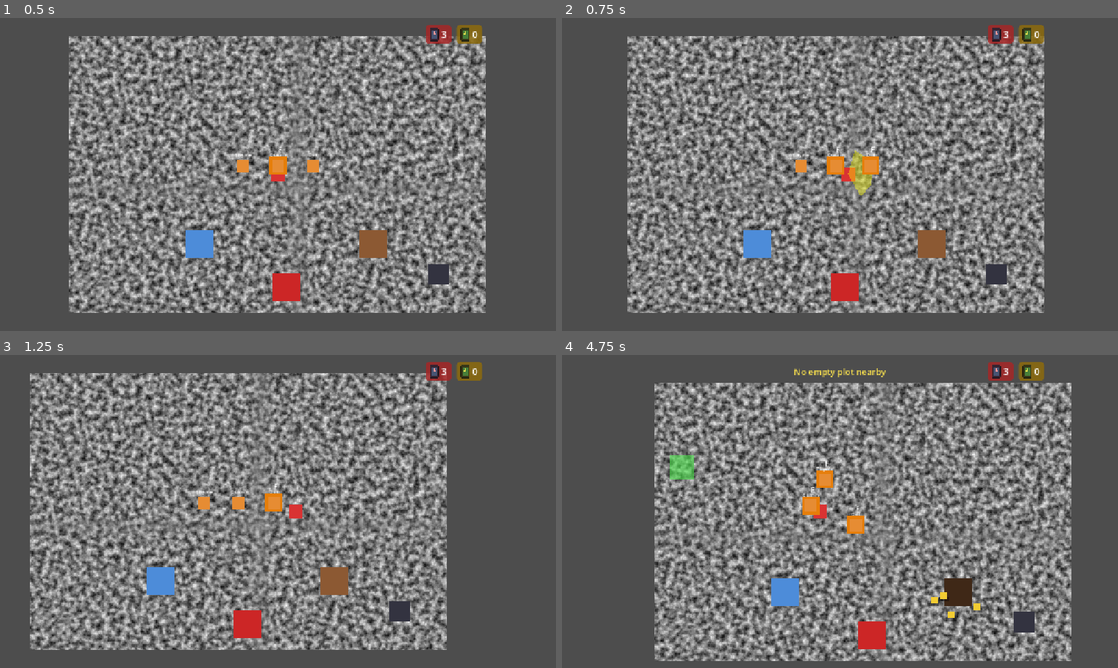
Above: before the commit, frames 1-4 (two rows, left to right).
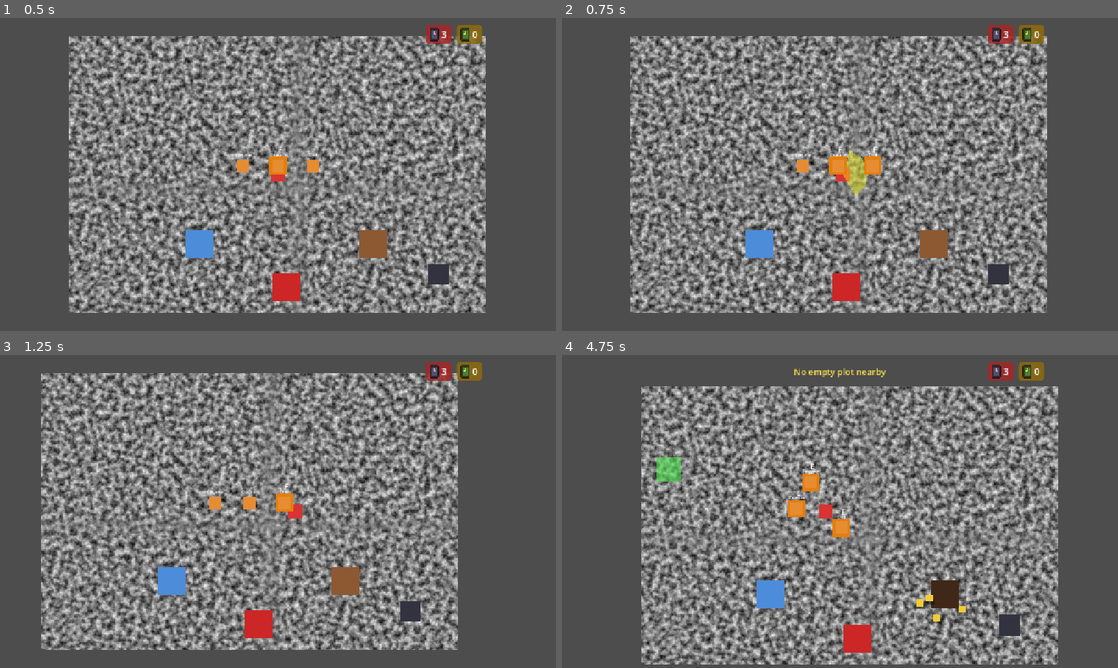
Above: after the commit, the same moments.

Repository: Saitamadupauvre/brotatomato
Game: Godot game, scene res://scenes/main/main.tscn
The game is run twice, just before and just after one commit, with the same random seed, the same clock (stepped at 60 frames per second) and the same inputs. The engine's default icon, where the game draws it, is replaced by a stand-in: a white triangle on a blue panel in a dark square.
Inputs (mouse positions are in pixels of both pictures, inside the frame that each line leads up to):
- Up to frame 1 (0.5 s): no input
- Up to frame 2 (0.75 s): tap Enter at 0.5 s; move the mouse to (962, 158) at 0.52 s; hold D (move_right) from 0.53 s (still down); tap T (teleport, bound only after the commit) at 0.6 s; click (962, 158) at 0.67 s
- Up to frame 3 (1.25 s): keep holding D (move_right)
- Up to frame 4 (4.75 s): move the mouse to (728, 527) at 1.27 s; release D (move_right) at 1.28 s; hold S (move_down) 1.28-2.03 s; click (728, 527) at 1.35 s; tap T (teleport, bound only after the commit) every 0.75 s from 1.55 to 4.55 s; move the mouse to (895, 442) at 2.02 s; hold D (move_right) 2.03-2.78 s; tap Shift (dash) at 2.1 s; move the mouse to (812, 574) at 2.77 s; hold W (move_up) 2.78-3.53 s; tap E (interact) at 2.85 s; click (812, 574) at 2.92 s; move the mouse to (1006, 558) at 3.52 s; hold R (move_plot) 3.53-4.28 s; hold A (move_left) from 3.53 s (still down); move the mouse to (673, 464) at 4.27 s; tap G (place_plot) at 4.35 s

Frame 1 is identical in both runs. In frame 2, 36% of the frame differs, in the area x 11-88%, y 5-95%; in frame 3, 45%; in frame 4, 47%, in the area x 14-92%, y 8-99%.

Commit message:
feat(player): add channeled teleport-to-camp ability (#38)

Diff:
--- a/project.godot
+++ b/project.godot
@@ -95,6 +95,11 @@
 "events": [Object(InputEventMouseButton,"resource_local_to_scene":false,"resource_name":"","device":-1,"window_id":0,"a …(253 unchanged characters)…
 ]
 }
+teleport={
+"deadzone": 0.2,
+"events": [Object(InputEventKey,"resource_local_to_scene":false,"resource_name":"","device":-1,"window_id":0,"alt_pressed":false,"shift_pressed":false,"ctrl_pressed":false,"meta_pressed":false,"pressed":false,"keycode":0,"physical_keycode":84,"key_label":0,"unicode":0,"location":0,"echo":false,"script":null)
+]
+}
 
 [physics]
 
--- a/scenes/player/player.gd
+++ b/scenes/player/player.gd
@@ -20,11 +20,19 @@
 ## without it, overlapping hitboxes (or one that lingers across physics
 ## frames) can strip several lives from a single hit.
 @export var invincibility_duration: float = 0.4
+## How long the teleport-to-camp channel takes to complete (#38). Moving
+## or taking damage during the channel cancels it.
+@export var teleport_channel_duration: float = 5.0
 
 ## Emitted at the start of a melee swing with the world-space center and
 ## rough radius of the hitbox, for things that react to a swing without
 ## needing a hurtbox (grass, breakables).
 signal melee_swung(center: Vector2, radius: float)
+## Teleport-channel lifecycle events (#38) — VFX (#39) hooks these
+## instead of the mechanic re-implementing its own timing.
+signal teleport_channel_started
+signal teleport_channel_cancelled
+signal teleport_channel_completed
 ## AttackHitboxShape's authored (unscaled) reach, in px.
 const MELEE_SHAPE_REACH: float = 42.0
 ## Distance from the player to the center of the melee arc, and its
@@ -43,6 +51,8 @@
 var _attack_cooldown_timer: float = 0.0
 var _is_attacking: bool = false
 var _invincible_timer: float = 0.0
+var _is_channeling: bool = false
+var _channel_timer: float = 0.0
 
 var equipped_weapon: WeaponData = null
 var _armor_reduction: int = 0
@@ -50,6 +60,7 @@
 @onready var _hurtbox: HurtboxComponent = $Hurtbox
 @onready var _attack_hitbox: HitboxComponent = $AttackHitbox
 @onready var _attack_debug_visual: CanvasItem = $AttackHitbox/DebugVisual
+@onready var _channel_bar: ProgressBar = $ChannelBar
 
 
 func _ready() -> void:
@@ -77,6 +88,8 @@
 
 
 func _on_damage_taken(amount: int) -> void:
+	if _is_channeling:
+		_cancel_teleport_channel()
 	if _invincible_timer > 0.0:
 		return
 	GameState.lose_tomato(max(amount - _armor_reduction, 0))
@@ -91,6 +104,12 @@
 	if _invincible_timer > 0.0:
 		_invincible_timer -= delta
 
+	if _is_channeling:
+		_process_teleport_channel(delta)
+		velocity = Vector2.ZERO
+		move_and_slide()
+		return
+
 	if _is_dashing:
 		_process_dash(delta)
 	else:
@@ -99,7 +118,44 @@
 	if Input.is_action_just_pressed("attack") and _attack_cooldown_timer <= 0.0:
 		_start_attack()
 
+	if Input.is_action_just_pressed("teleport"):
+		_start_teleport_channel()
+
 	move_and_slide()
+
+
+func _start_teleport_channel() -> void:
+	_is_channeling = true
+	_channel_timer = teleport_channel_duration
+	_channel_bar.max_value = teleport_channel_duration
+	_channel_bar.value = 0.0
+	_channel_bar.visible = true
+	teleport_channel_started.emit()
+
+
+func _process_teleport_channel(delta: float) -> void:
+	if _get_input_direction() != Vector2.ZERO:
+		_cancel_teleport_channel()
+		return
+
+	_channel_timer -= delta
+	_channel_bar.value = teleport_channel_duration - _channel_timer
+
+	if _channel_timer <= 0.0:
+		_complete_teleport_channel()
+
+
+func _cancel_teleport_channel() -> void:
+	_is_channeling = false
+	_channel_bar.visible = false
+	teleport_channel_cancelled.emit()
+
+
+func _complete_teleport_channel() -> void:
+	_is_channeling = false
+	_channel_bar.visible = false
+	teleport_channel_completed.emit()
+	SceneRouter.go_to_camp()
 
 
 func _start_attack() -> void:
--- a/scenes/player/player.tscn
+++ b/scenes/player/player.tscn
@@ -44,3 +44,11 @@
 polygon = PackedVector2Array(0, 0, 16.07, -38.8, 34.92, -23.33, 42, 0, 34.92, 23.33, 16.07, 38.8)
 color = Color(1, 1, 0, 0.4)
 visible = false
+
+[node name="ChannelBar" type="ProgressBar" parent="."]
+visible = false
+offset_left = -30.0
+offset_top = -46.0
+offset_right = 30.0
+offset_bottom = -30.0
+show_percentage = false
